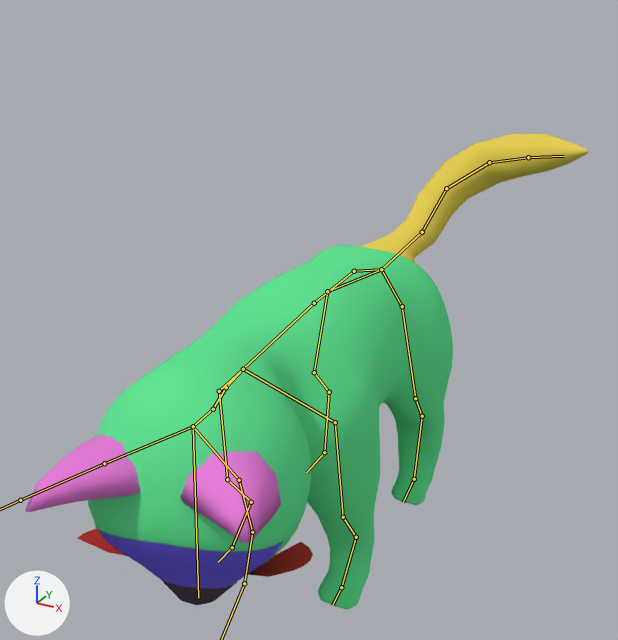
One commit to the Blender file Augotchi/Kevins stuff/Djur/BaseModel_Eat_Bad.blend: the scene before it, then after it.
The view is the same before and after, from a camera (50 mm lens) standing at (8.43, -15.04, 13.71) and looking at (0.24, -0.15, 6.26). Arrows for +X, +Y and +Z are at lower left; the lights stay in place. Both versions are drawn at frame 37 of the action 'ArmatureAction.002'; the numbers are the values there. The bones that bend it are drawn over the model as lines.

In view in the first picture: 'Animal', 'Ears', 'Tail'.
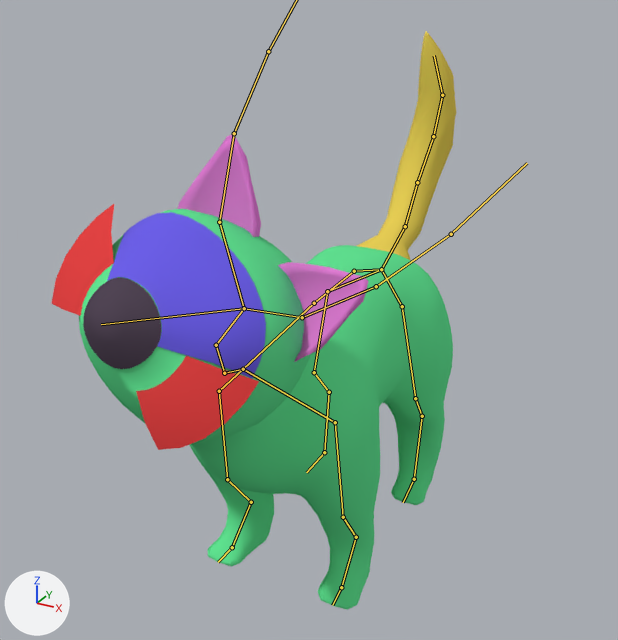
Location of each change, (x1, y1, x2, y2) in pixels of the pictures (618 x 640 px):
'Animal', posed (7% wider, 11% taller)
    before: (77, 245, 453, 610)
    after: (52, 204, 453, 610)
'Ears', posed (25% narrower, 108% taller)
    before: (25, 434, 281, 543)
    after: (177, 134, 368, 362)
'Tail', posed
    before: (360, 134, 589, 263)
    after: (357, 31, 456, 260)
bone 'Tail_1', root to tip
    before: (381, 269) to (422, 232)
    after: (381, 269) to (405, 226)
bone 'Tail_2', root to tip
    before: (422, 232) to (446, 188)
    after: (405, 226) to (417, 182)
bone 'Tail_3', root to tip
    before: (446, 188) to (489, 162)
    after: (417, 182) to (433, 136)
bone 'Tail_4', root to tip
    before: (489, 162) to (528, 157)
    after: (433, 136) to (442, 95)
bone 'Tail_5', root to tip
    before: (528, 157) to (564, 156)
    after: (442, 95) to (434, 55)
bone 'LowerNeck', root to tip
    before: (243, 369) to (226, 387)
    after: (243, 369) to (224, 373)
bone 'MiddleNeck', root to tip
    before: (226, 387) to (213, 409)
    after: (224, 373) to (216, 345)
bone 'UpperNeck', root to tip
    before: (213, 409) to (193, 426)
    after: (216, 345) to (244, 308)

The edits, one by one:
Bone 'Tail_1' (bone_tail_1) turns from (-1, 11, -18) to (0, 0, 0) degrees about its own x, y and z.
Bone 'Tail_2' (bone_tail_2) turns from (31, -12, 5) to (30, -8, 1) degrees about its own x, y and z.
Bone 'Tail_3' (bone_tail_3) turns from (12, 16, -40) to (25, 15, -11) degrees about its own x, y and z.
Bone 'Tail_4' (bone_tail_4) turns from (20, 29, -21) to (27, 37, 18) degrees about its own x, y and z.
Bone 'Tail_5' (bone_tail_5) turns from (12, 10, 0) to (2, 37, 28) degrees about its own x, y and z.
Bone 'LowerNeck' (bone_lowerneck) turns from (-31, 6, 7) to (-10, 4, 5) degrees about its own x, y and z.
Bone 'MiddleNeck' (bone_middleneck) turns from (-16, 8, 6) to (32, 1, 5) degrees about its own x, y and z.
Bone 'UpperNeck' (bone_upperneck) turns from (-10, -7, 1) to (6, -24, 33) degrees about its own x, y and z.
